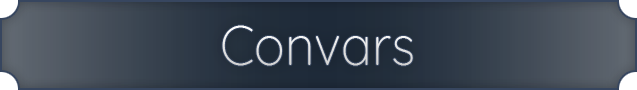
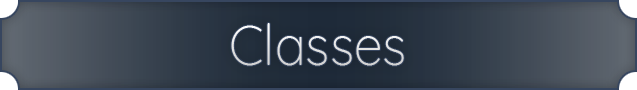
Two versions of the same layered image (637px x 90px). Layer-by-layer changes:
added layer "Classes" in group "box" over [231, 23, 404, 66]
hid "Convars" over [222, 25, 413, 66]
